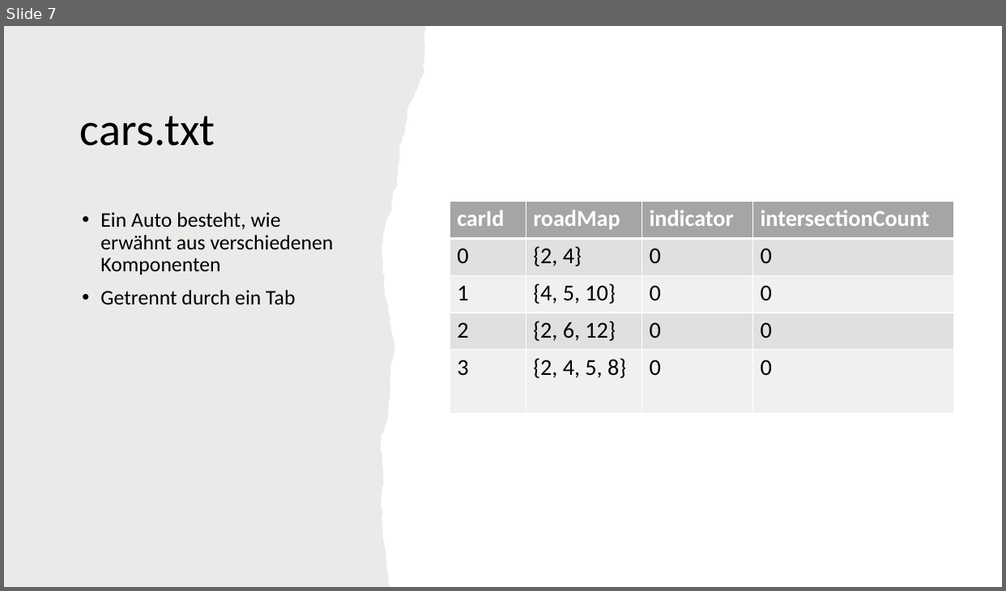
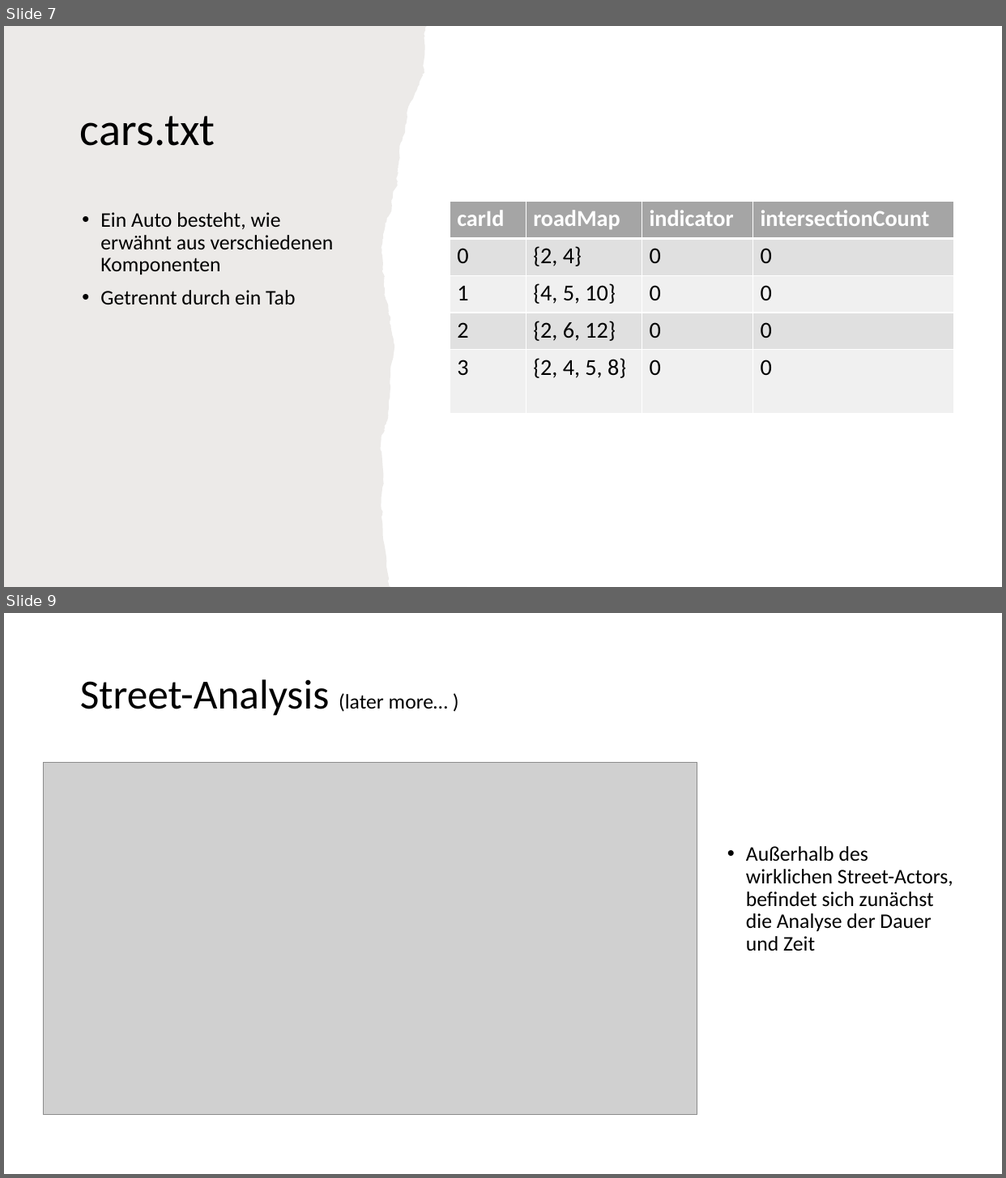
Before and after one commit to code-drey/car_simulation, a slide deck: Presentation/Traffic-flow-modeling-and-analysis.pptx. Shown one above the other, each under a label of ours: slide 7 before the commit, slides 7 and 9 after it; the slides between them are not shown. The pictures are 1006x591 and 1006x1178 pixels, drawn with LibreOffice and Linux fonts; fonts in the diff are those of the drawing; grey boxes stand for pictures. Boxes give left, top, right and bottom in pixels: in the first picture for what was removed or moved away, otherwise in the second. Text is boxed around its words. In the diff, an @@ line names an element or a change of style, - is before the commit and + after.

```diff
--- a/Presentation/Traffic-flow-modeling-and-analysis.pptx
+++ b/Presentation/Traffic-flow-modeling-and-analysis.pptx
@@ slide 9 added at [4, 613, 1002, 1174], background #FFFFFF @@
@@ title added at [80, 679, 448, 716], 40 pt, text #000000 @@
+Street-Analysis (later more… )
@@ picture added at [44, 763, 697, 1115] @@
@@ text added at [746, 846, 953, 952], 20 pt, text #000000 @@
+• Außerhalb des wirklichen Street-Actors, befindet sich zunächst die Analyse der Dauer und Zeit
```
Also in this commit, not shown: 6 slides changed, 2 other slides added, 1 other file.
